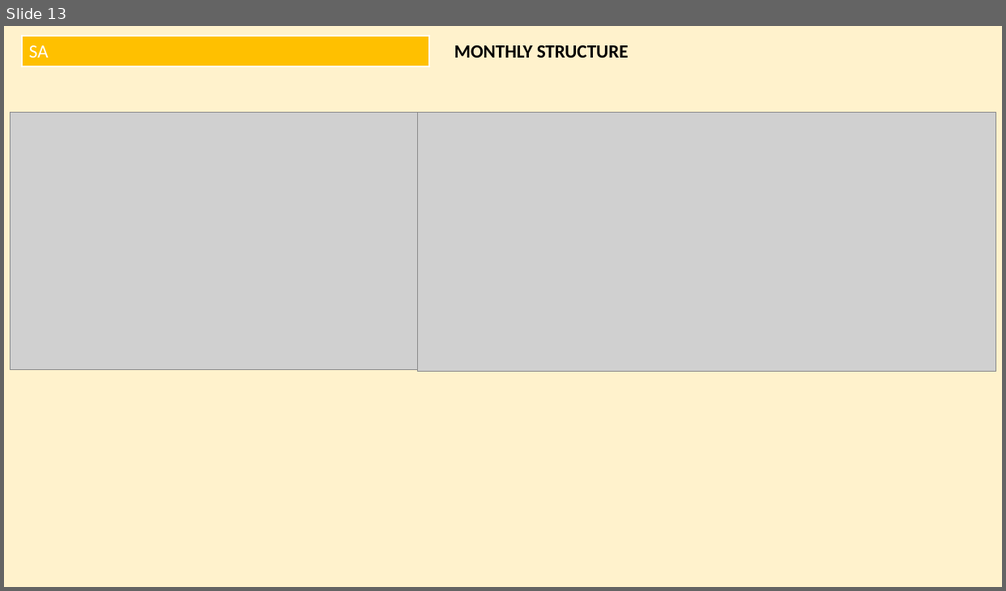
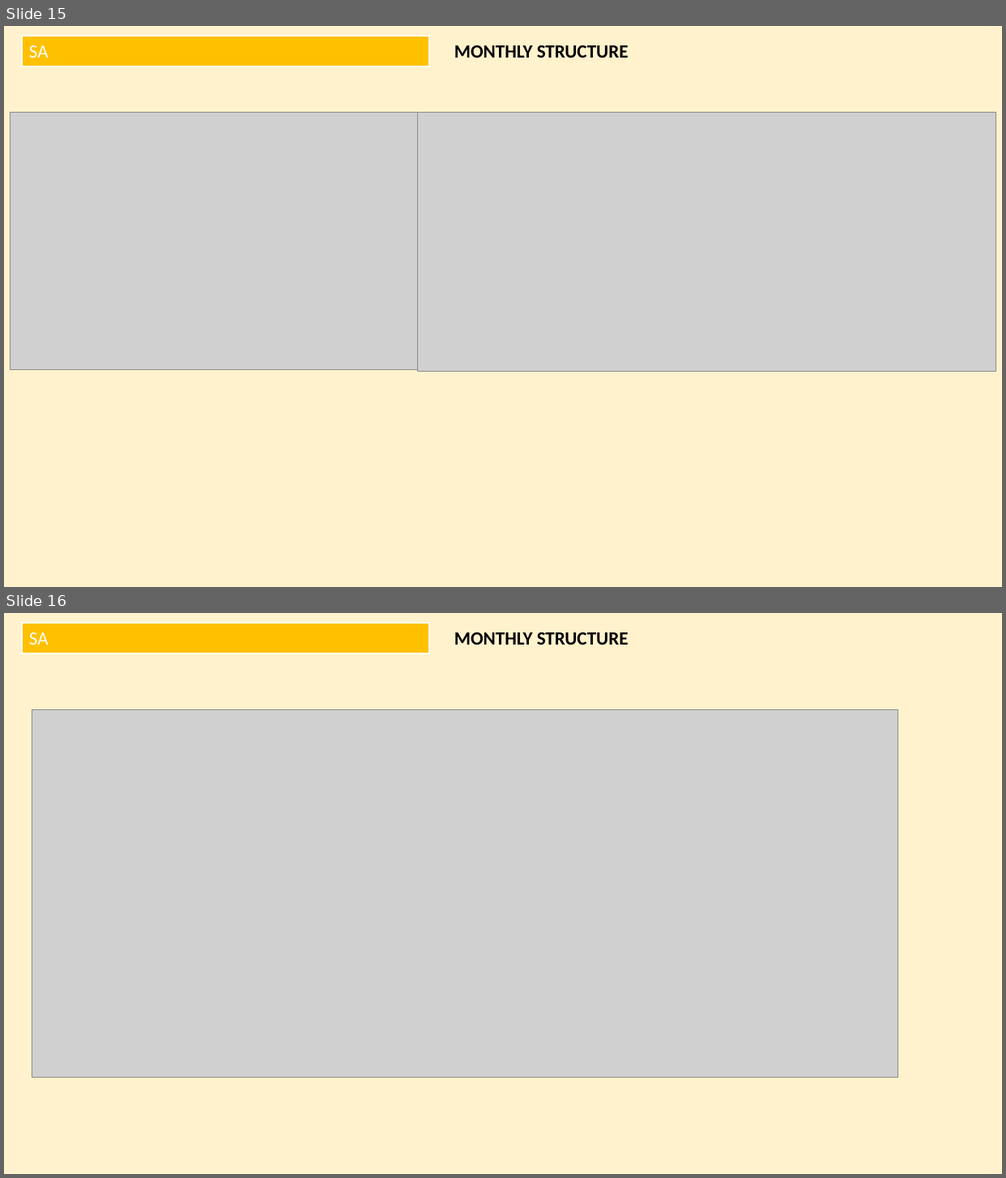
Before and after one commit to martavia0/All_Treatment, a slide deck: Plots.pptx. Shown one above the other, each under a label of ours: slide 13 before the commit, slides 15 and 16 after it. The pictures are 1006x591 and 1006x1178 pixels, drawn with LibreOffice and Linux fonts; fonts in the diff are those of the drawing; grey boxes stand for pictures. Boxes give left, top, right and bottom in pixels: in the first picture for what was removed or moved away, otherwise in the second. Text is boxed around its words. In the diff, an @@ line names an element or a change of style, - is before the commit and + after.

```diff
--- a/Plots.pptx
+++ b/Plots.pptx
@@ slide 16 added at (x1=4, y1=613, x2=1002, y2=1174), background #FFF2CC @@
@@ rectangle added at (x1=22, y1=623, x2=429, y2=653), fill #FFC000, outline #FFFFFF 1.5 pt, 18 pt, text #FFFFFF @@
+SA
@@ text added at (x1=454, y1=632, x2=629, y2=645), 18 pt, text #000000, bold @@
+MONTHLY STRUCTURE
@@ picture added at (x1=32, y1=709, x2=898, y2=1078) @@
@@ what was slide 13 is now slide 15 @@
```
Also in this commit, not shown: 1 slide changed, 7 other slides added, 1 other file.
